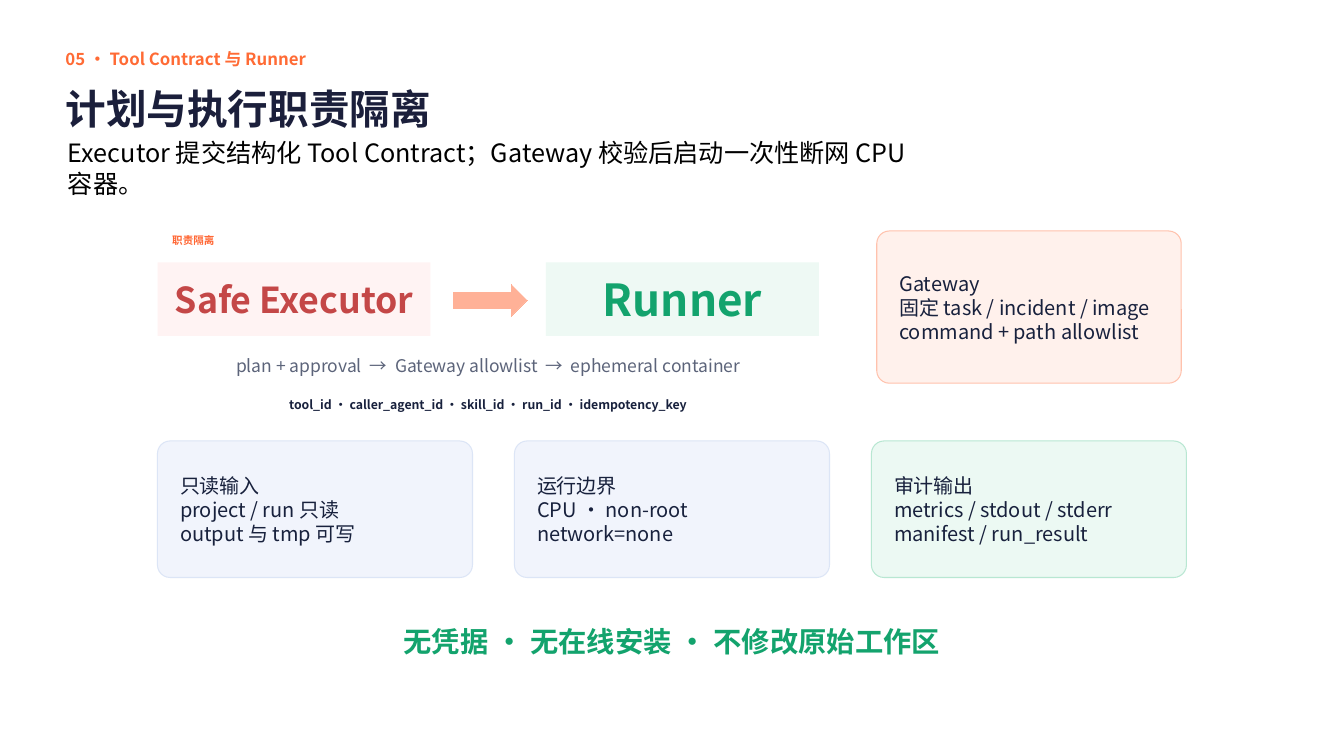
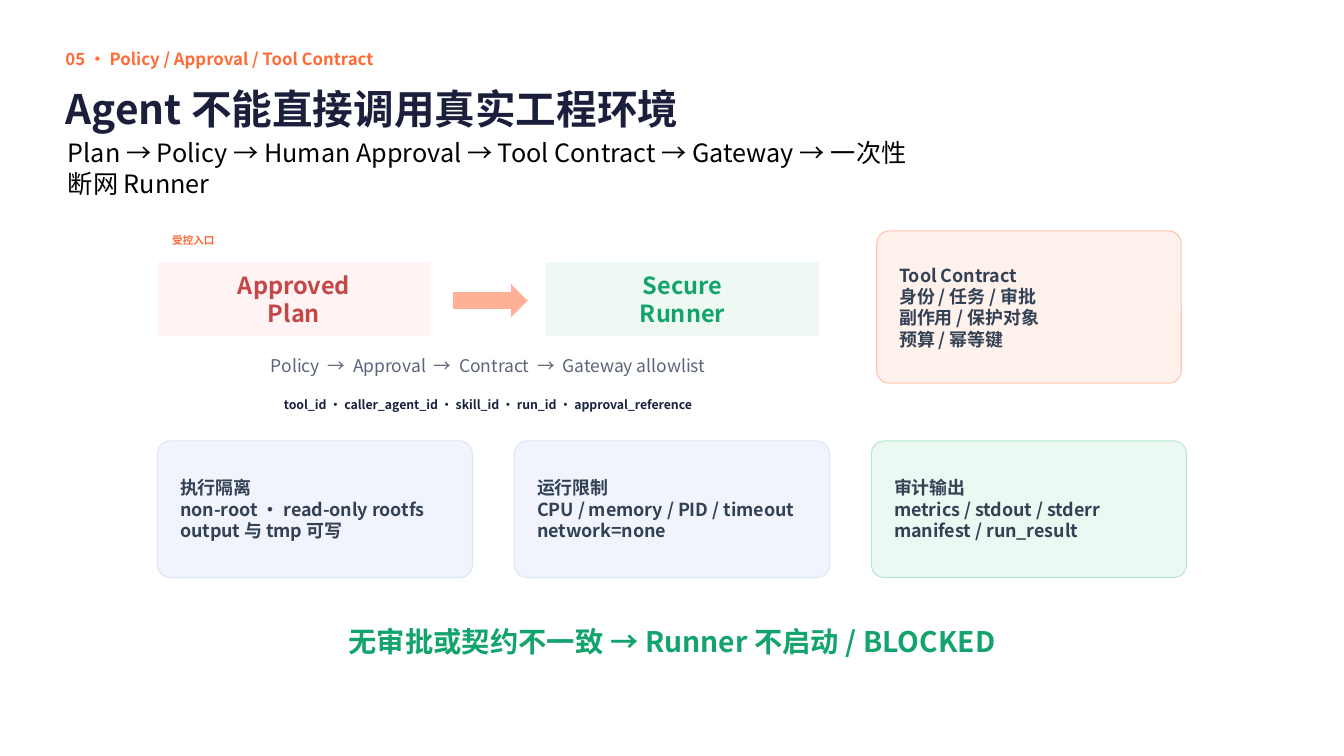
Before and after one commit to JAKIIC/LabOps-Guard, a slide deck: slide 8 of submission/LabOps-Guard-GOAI-复赛方案-v1.0-rc1.pptx. Drawn at 1344x756 pixels with LibreOffice and Linux fonts; fonts in the diff are those of the drawing. Boxes give left, top, right and bottom in pixels: in the first picture for what was removed or moved away, otherwise in the second. Text is boxed around its words. In the diff, an @@ line names an element or a change of style, - is before the commit and + after.

```diff
--- a/submission/LabOps-Guard-GOAI-复赛方案-v1.0-rc1.pptx
+++ b/submission/LabOps-Guard-GOAI-复赛方案-v1.0-rc1.pptx
@@ text at (x1=65, y1=51, x2=374, y2=69): text changed @@
-05 · Tool Contract 与 Runner
+05 · Policy / Approval / Tool Contract
@@ text at (x1=65, y1=89, x2=678, y2=134): text changed @@
-计划与执行职责隔离
+Agent 不能直接调用真实工程环境
@@ text at (x1=68, y1=140, x2=907, y2=195): text changed @@
-Executor 提交结构化 Tool Contract；Gateway 校验后启动一次性断网 CPU 容器。
+Plan → Policy → Human Approval → Tool Contract → Gateway → 一次性断网 Runner
@@ text at (x1=172, y1=235, x2=214, y2=245): text changed @@
-职责隔离
+受控入口
@@ text in rounded rectangle at (x1=899, y1=267, x2=1039, y2=352): text changed; size 14.2 to 12.8 pt; text colour #18213D to #334155; bold on @@
-Gateway
-固定 task / incident / image
-command + path allowlist
+Tool Contract
+身份 / 任务 / 审批
+副作用 / 保护对象
+预算 / 幂等键
@@ text in rectangle at (x1=238, y1=275, x2=350, y2=323): text changed; size 25.4 to 16.9 pt @@
-Safe Executor
+Approved
+Plan
@@ text in rectangle at (x1=643, y1=276, x2=722, y2=295): paragraph added @@
+Secure
@@ text in rectangle at (x1=640, y1=304, x2=725, y2=323): size 31.5 to 16.9 pt in "Runner" @@
@@ text at (x1=271, y1=358, x2=705, y2=376): text changed @@
-plan + approval → Gateway allowlist → ephemeral container
+Policy → Approval → Contract → Gateway allowlist
@@ text at (x1=284, y1=399, x2=692, y2=412): text changed @@
-tool_id · caller_agent_id · skill_id · run_id · idempotency_key
+tool_id · caller_agent_id · skill_id · run_id · approval_reference
@@ rounded rectangle "审计输出" at (x1=872, y1=442, x2=1187, y2=578): size 14.2 to 12.8 pt, text colour #18213D to #334155, bold on @@
@@ text in rounded rectangle at (x1=180, y1=478, x2=424, y2=520): text changed; size 14.2 to 12.8 pt; text colour #18213D to #334155; bold on @@
-只读输入
-project / run 只读
+执行隔离
+non-root · read-only rootfs
@@ text in rounded rectangle at (x1=537, y1=479, x2=795, y2=520): text changed; size 14.2 to 12.8 pt; text colour #18213D to #334155; bold on @@
-运行边界
-CPU · non-root
+运行限制
+CPU / memory / PID / timeout
@@ text in rounded rectangle at (x1=180, y1=522, x2=342, y2=541): size 14.2 to 12.8 pt, text colour #18213D to #334155, bold on in "output 与 tmp 可写" @@
@@ text in rounded rectangle at (x1=537, y1=519, x2=666, y2=537): size 14.2 to 12.8 pt, text colour #18213D to #334155, bold on in "network=none" @@
@@ text at (x1=348, y1=627, x2=995, y2=655): text changed @@
-无凭据 · 无在线安装 · 不修改原始工作区
+无审批或契约不一致 → Runner 不启动 / BLOCKED
```
Also in this commit, not shown: 13 other slides changed, 4 slides added, 4 slides removed, 1 other file.
